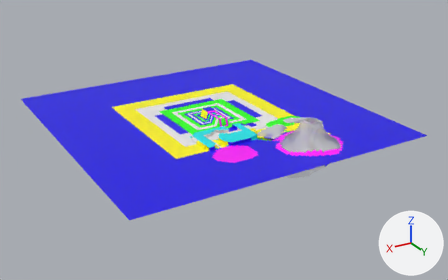
One commit to the Blender file Assets/ModelsBlender/terrain2.blend: the scene before it, then after it.
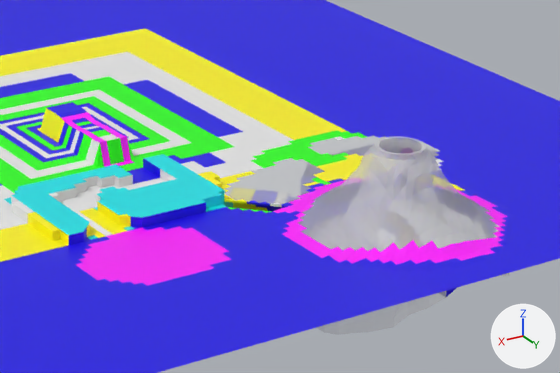
Each version is shown whole from a camera (50 mm lens) standing at (986.0, 1747.0, 769.0) and looking at (-29.0, 54.0, -77.0), then close up on the part from 42% to 80% of the width and 27% to 68% of the height. Lighting does not change. The marker at lower right points along +X, +Y and +Z. The first two pictures are the older version.
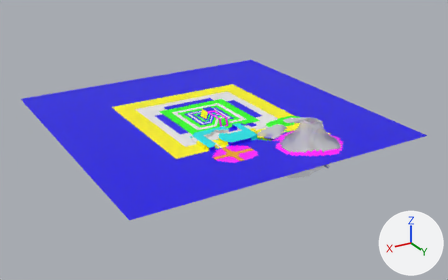
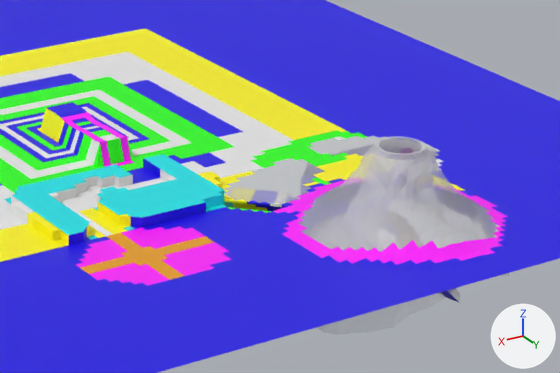
Location of each change, (x1, y1, x2, y2) in pixels of the close-ups (560 x 373 px):
part 1 of me_plane_001, built on (mostly hidden)
    after: (442, 288, 460, 303)
part 2 of me_plane_001, recoloured
    both: (80, 233, 214, 280)

Diff of the bpy script that builds the scene:
```diff
--- a/Assets/ModelsBlender/terrain2.blend.py
+++ b/Assets/ModelsBlender/terrain2.blend.py
@@ me_plane_001 @@
 # used by ob_plane_001; location = (0.0, 0.0, 0.0)
-me_plane_001.from_pydata(...)  # 17538 vertices, 17288 faces; spans x -512.0..512.0, y -512.0..512.0, z -81.0..76.0
+me_plane_001.from_pydata(...)  # 17546 vertices, 17296 faces; spans x -512.0..512.0, y -512.0..512.0, z -81.0..76.0
+# me_plane_001 part 1
+# 2 faces are deleted
+# 8 vertices are added at x -200.0..-104.0, y 397.0..424.0, z -81.0..-7.0
+# 8 new faces join them, mat_transp (white #e7e7e7)
+# 2 new faces join them, mat_blue (blue #1900e7)
+# me_plane_001 part 2: 62 faces spanning x 24.0..160.0, y 256.0..368.0, z 0.0 switch from mat_magenta (pink #ff00ff) to mat_brown_001 (orange #e79e13)
 me_plane_001.materials.append(mat_blue)
```
